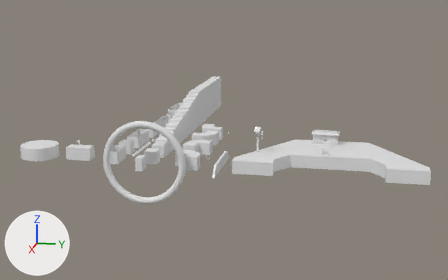
The FBX model Assets/Meshes/Meshes.fbx: old version first, new version second.
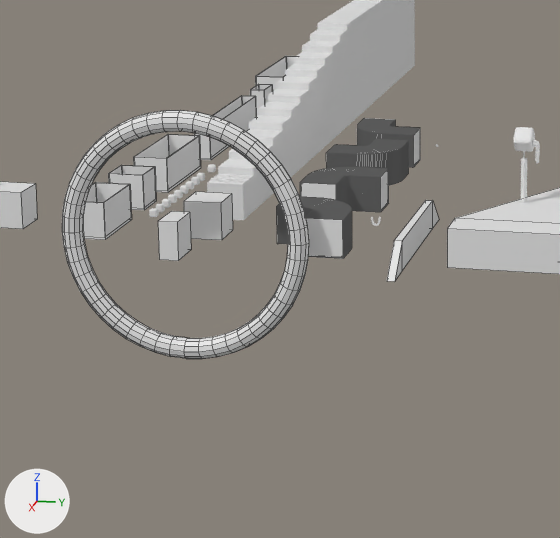
There are two pictures of each version: one whole from a 50 mm camera at (41.4, 14.9, 12.5) aimed at (-14.1, 3.8, -1.3), one close up on the part from 18% to 60% of the width and 30% to 94% of the height. The axes (+X, +Y, +Z) are drawn at lower left. The lights are the same throughout. The close-ups show mesh edges as thin lines. Where no turn or scale is listed for an object, it has been applied to the vertices. Vertices at the same position are counted once.

The first close-up shows 'CubeLava2', 'CubeLava2.003', 'CubeLava3', 'CubeRoad', 'Finish', 'FlagRoad', 'ForwardToLeft', 'ForwardToRight', 'LeftToForward', 'Torus', 'Tramplin', 'ZapravkaForward'.
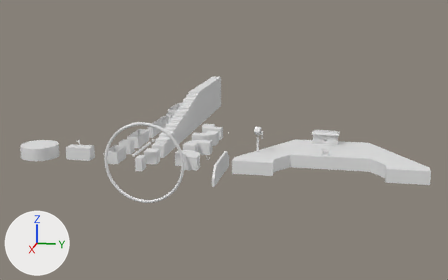
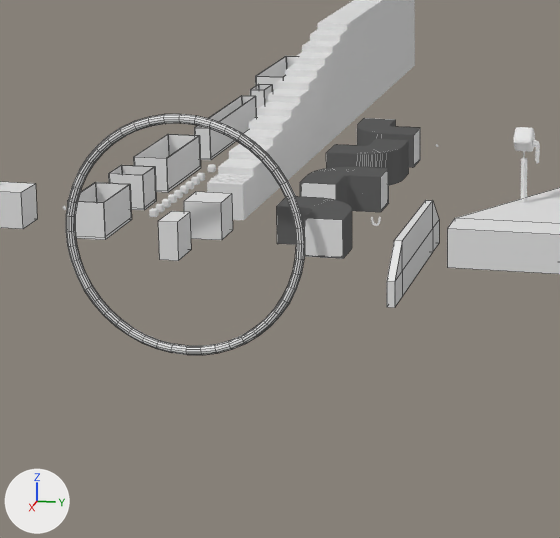
The newer file is also rescaled (x10.0) as a whole; pictures and numbers use the older file's frame.

What differs and where, as boxes (x1, y1, x2, y2) in the close-ups (560 x 538 px):
'Torus', reshaped: before (62, 110, 309, 359); after (66, 114, 305, 355)
'Tramplin', reshaped (31% taller): before (387, 200, 439, 282); after (387, 200, 439, 308)
part 2 of me_cube_002, built on: after (387, 221, 439, 308)

What the commit changed:
me_torus is used by ob_torus; location (-1.66, 0.17, -0.32).
me_torus had 576 vertices, 576 faces and spanned x -0.27..0.27, y -3.25..3.25, z -3.25..3.25.
me_torus now has 576 vertices, 576 faces and spans x -0.12..0.12, y -3.15..3.15, z -3.15..3.15.
me_torus part 1: 576 of 576 vertices moved; they spanned x -0.27..0.27, y -3.25..3.25, z -3.25..3.25 and now span x -0.12..0.12, y -3.15..3.15, z -3.15..3.15; mean shift (0.0, 0.0, 0.0); largest move (0.0, -1.65, -2.15) -> (0.0, -1.77, -2.31).
me_cube_002 is used by ob_tramplin; location (-4.0, 5.61, -0.61).
me_cube_002 had 12 vertices, 12 faces and spanned x -2.9..2.9, y -0.1..0.1, z -0.39..0.39.
me_cube_002 now has 20 vertices, 20 faces and spans x -2.9..2.9, y -0.1..0.1, z -1.06..0.39.
Part 2, on me_cube_002:
3 faces are deleted.
8 new vertices lie (0.0, 0.0, -0.67) away from vertices in x -2.9..2.9, y -0.1..0.1, z -0.39.
11 new faces join them.
